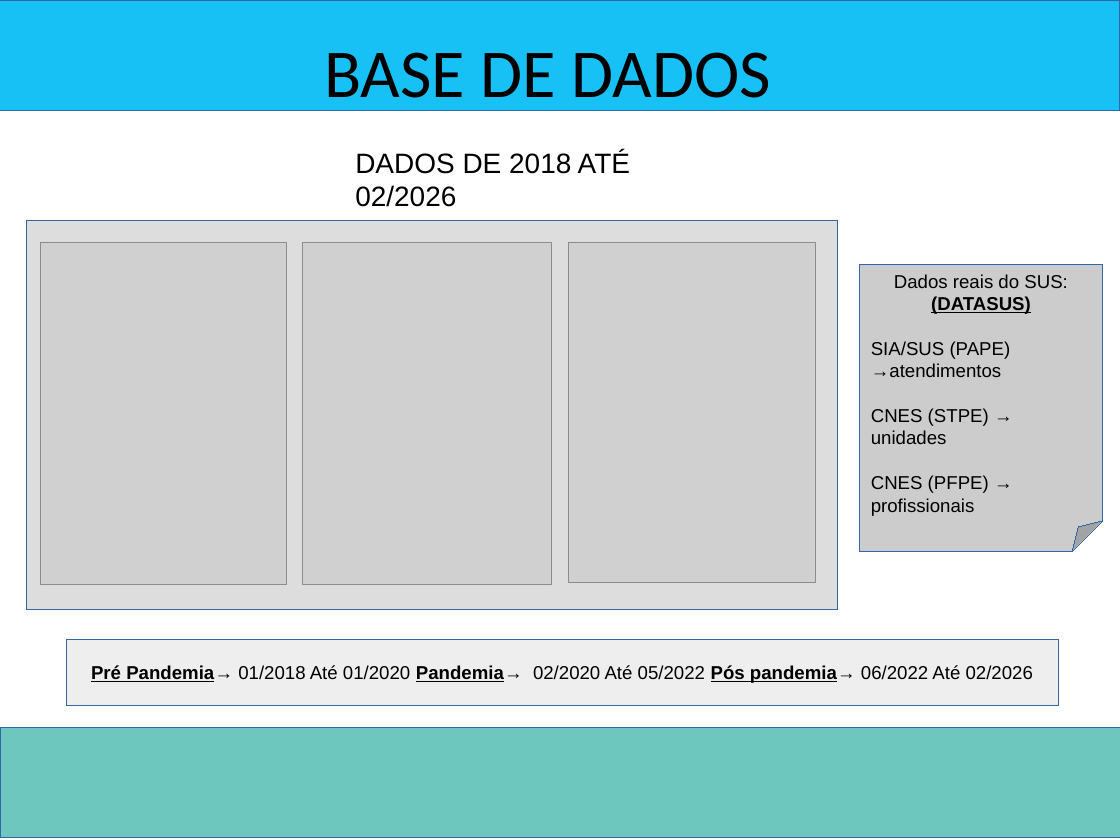
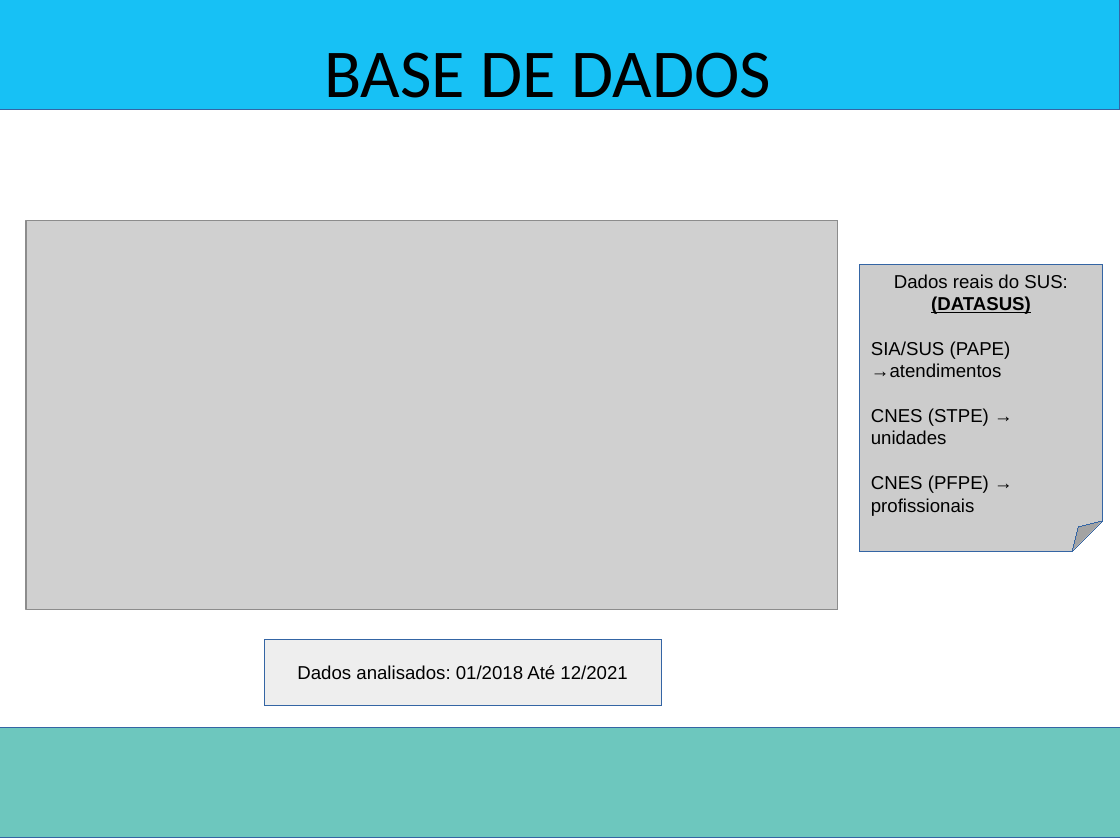
Before and after one commit to edus3k/saude_recife, a slide deck: slide 4 of relatorio/apresentacao/apresentacao.pptx. Drawn at 1120x840 pixels with LibreOffice and Linux fonts; fonts in the diff are those of the drawing; grey boxes stand for pictures; background and template pictures are left out. Boxes give left, top, right and bottom in pixels: in the first picture for what was removed or moved away, otherwise in the second. Text is boxed around its words. In the diff, an @@ line names an element or a change of style, - is before the commit and + after.

```diff
--- a/relatorio/apresentacao/apresentacao.pptx
+++ b/relatorio/apresentacao/apresentacao.pptx
@@ text removed at (355, 151, 630, 207) @@
-DADOS DE 2018 ATÉ 02/2026
@@ picture added at (26, 221, 838, 610) @@
@@ picture removed at (40, 243, 286, 586) @@
@@ picture removed at (302, 243, 551, 586) @@
@@ picture removed at (568, 243, 815, 584) @@
@@ rectangle removed at (66, 640, 1058, 706) @@
-Pré Pandemia→ 01/2018 Até 01/2020 Pandemia→ 02/2020 Até 05/2022 Pós pandemia→ 06/2022 Até 02/2026
@@ rectangle added at (264, 640, 661, 706), fill #EEEEEE, outline #3465A4 0 pt, 12 pt, text #000000 @@
+Dados analisados: 01/2018 Até 12/2021
```
Also in this commit, not shown: 2 other slides changed, 6 slides added, 12 other files.
